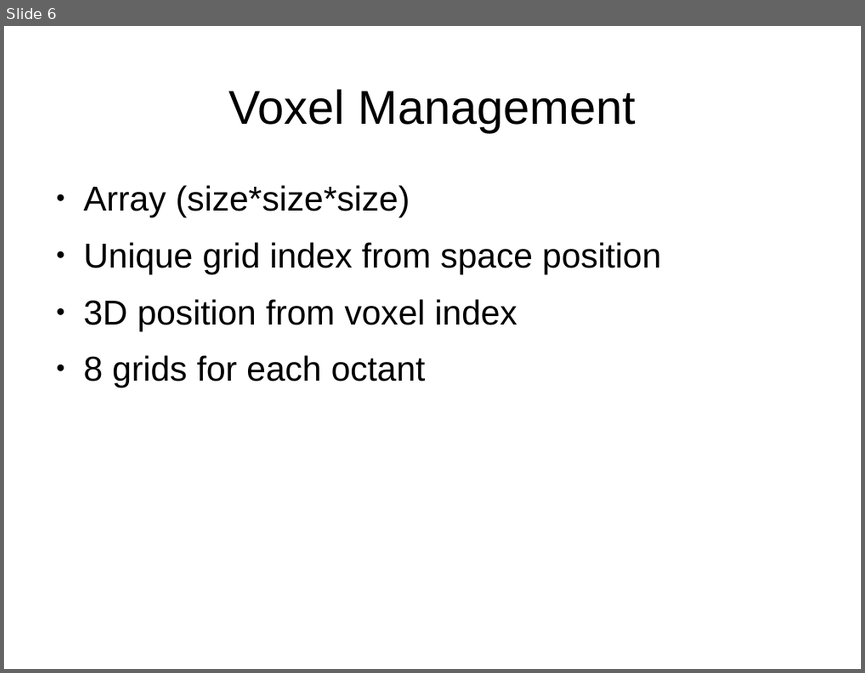
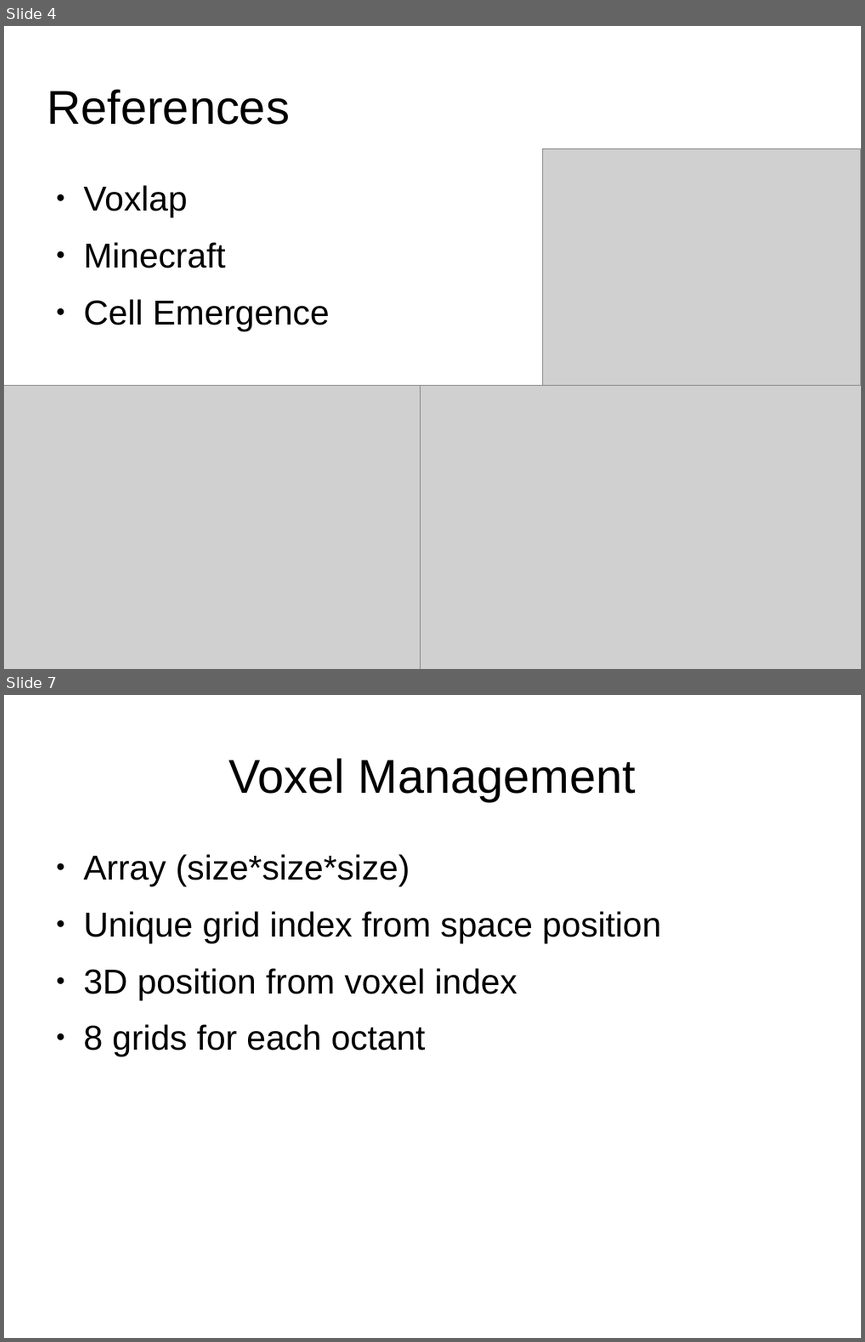
Before and after one commit to leon196/Voxel, a slide deck: docs/Presentation.odp. Shown one above the other, each under a label of ours: slide 6 before the commit, slides 4 and 7 after it; the slides between them are not shown. The pictures are 865x673 and 865x1342 pixels, drawn with LibreOffice and Linux fonts; fonts in the diff are those of the drawing; grey boxes stand for pictures. Boxes give left, top, right and bottom in pixels: in the first picture for what was removed or moved away, otherwise in the second. Text is boxed around its words. In the diff, an @@ line names an element or a change of style, - is before the commit and + after.

```diff
--- a/docs/Presentation.odp
+++ b/docs/Presentation.odp
@@ slide 4 added at box(4, 26, 861, 669), background #FFFFFF @@
@@ title added at box(46, 89, 290, 125), 44 pt, text #000000 @@
+References
@@ picture added at box(543, 148, 861, 385) @@
@@ text added at box(84, 185, 330, 330), 32 pt, text #000000 @@
+● Voxlap
+● Minecraft
+● Cell Emergence
@@ picture added at box(4, 386, 420, 669) @@
@@ picture added at box(420, 386, 861, 669) @@
@@ what was slide 6 is now slide 7 @@
```
Also in this commit, not shown: 3 slides changed, 2 other slides added, 2 slides removed, 1 other file.
